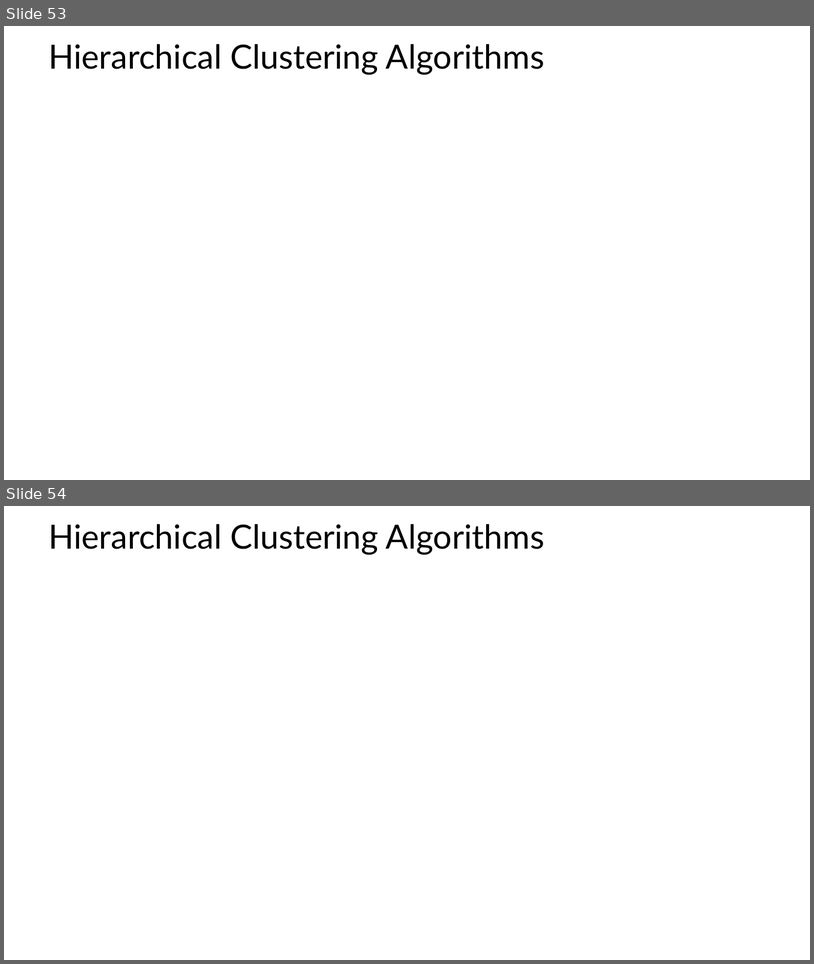
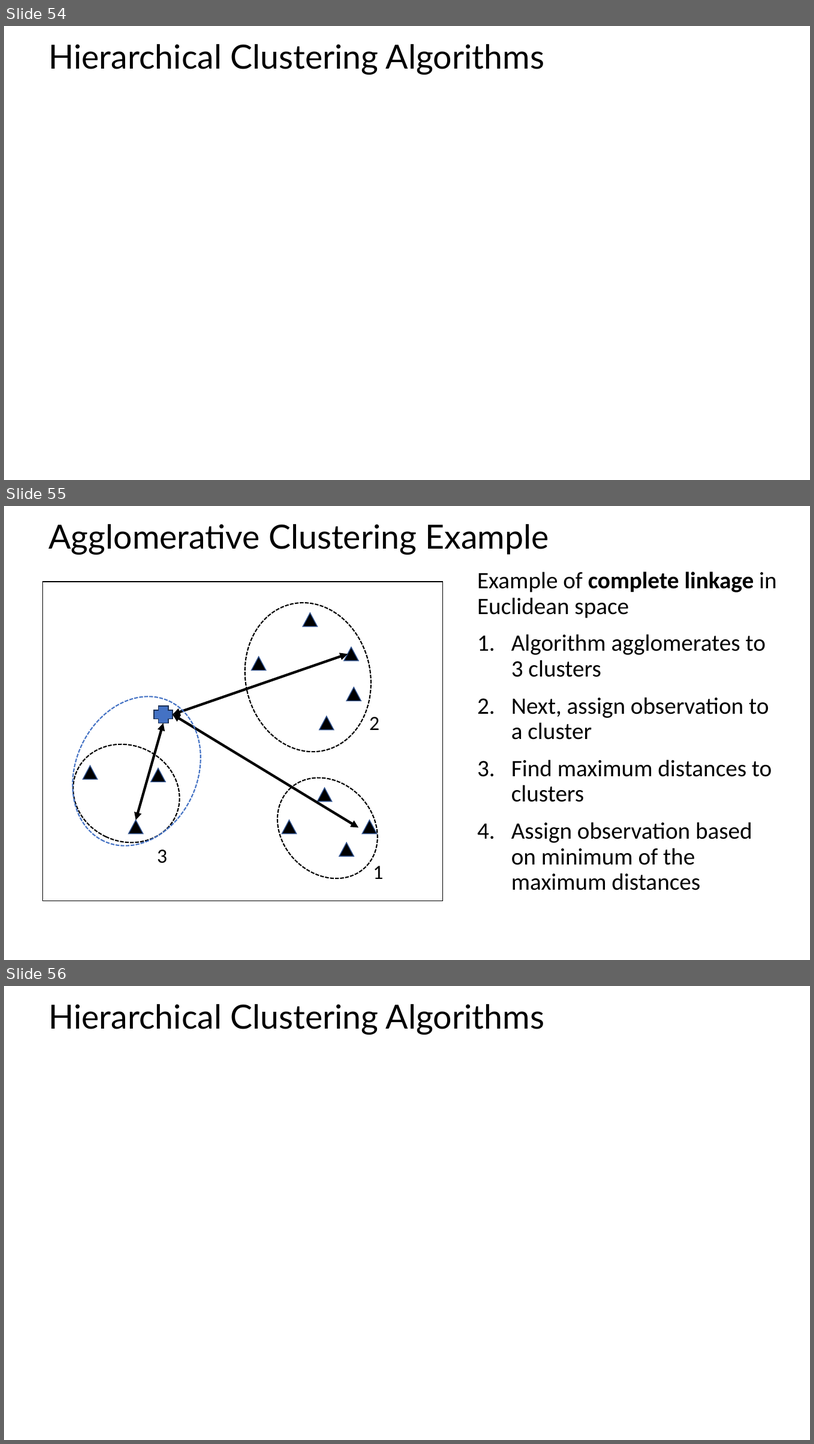
Before and after one commit to harelgabainew/school1, a slide deck: slides/9_IntroductionToClustering_Part1.pptx. Shown one above the other, each under a label of ours: slides 53 and 54 before the commit, slides 54, 55 and 56 after it. The pictures are 814x964 and 814x1444 pixels, drawn with LibreOffice and Linux fonts; fonts in the diff are those of the drawing; grey boxes stand for pictures. Boxes give left, top, right and bottom in pixels: in the first picture for what was removed or moved away, otherwise in the second. Text is boxed around its words. In the diff, an @@ line names an element or a change of style, - is before the commit and + after.

Commit message:
Improved notation and added examples for linkage functions

```diff
--- a/slides/9_IntroductionToClustering_Part1.pptx
+++ b/slides/9_IntroductionToClustering_Part1.pptx
@@ slide 55 added at (4, 506, 810, 960), background #FFFFFF @@
@@ title added at (48, 524, 549, 555), 39.6 pt, text #000000 @@
+Agglomerative Clustering Example
@@ text added at (477, 571, 777, 890), 28 pt, text #000000 @@
+Example of complete linkage in Euclidean space
+1. Algorithm agglomerates to 3 clusters
+2. Next, assign observation to a cluster
+3. Find maximum distances to clusters
+4. Assign observation based on minimum of the maximum distances
@@ rectangle added at (43, 582, 443, 900), outline #000000 1 pt @@
@@ ellipse added at (231, 591, 385, 764), outline #000000 1.5 pt dashed @@
@@ triangle added at (303, 613, 317, 627), fill #000000, outline #325491 1 pt @@
@@ triangle added at (344, 647, 359, 660), fill #000000, outline #325491 1 pt @@
@@ double arrow added from (348, 654) to (173, 714), #000000 3 pt @@
@@ triangle added at (251, 657, 266, 670), fill #000000, outline #325491 1 pt @@
@@ ellipse added at (49, 675, 224, 866), outline #4472C4 1.5 pt dashed @@
@@ triangle added at (347, 687, 362, 700), fill #000000, outline #325491 1 pt @@
@@ plus added at (154, 706, 173, 723), fill #4472C4, outline #1E3256 1 pt @@
@@ double arrow added from (173, 714) to (359, 827), #000000 3 pt @@
@@ triangle added at (320, 716, 335, 729), fill #000000, outline #325491 1 pt @@
@@ text added at (369, 717, 380, 730), 24 pt, text #000000 @@
+2
@@ ellipse added at (57, 727, 196, 859), outline #000000 1.5 pt dashed @@
@@ double arrow added from (136, 820) to (163, 723), #000000 3 pt @@
@@ ellipse added at (257, 757, 398, 899), outline #000000 1.5 pt dashed @@
@@ triangle added at (83, 766, 97, 779), fill #000000, outline #325491 1 pt @@
@@ triangle added at (151, 768, 165, 781), fill #000000, outline #325491 1 pt @@
@@ triangle added at (317, 788, 332, 801), fill #000000, outline #325491 1 pt @@
@@ triangle added at (129, 820, 143, 833), fill #000000, outline #325491 1 pt @@
@@ triangle added at (282, 820, 297, 833), fill #000000, outline #325491 1 pt @@
@@ triangle added at (363, 820, 377, 833), fill #000000, outline #325491 1 pt @@
@@ triangle added at (340, 843, 354, 856), fill #000000, outline #325491 1 pt @@
@@ text added at (157, 849, 167, 863), 24 pt, text #000000 @@
+3
@@ text added at (373, 865, 383, 879), 24 pt, text #000000 @@
+1
@@ what was slide 53 is now slide 54 @@
@@ what was slide 54 is now slide 56 @@
```
Also in this commit, not shown: 1 other slide added.
